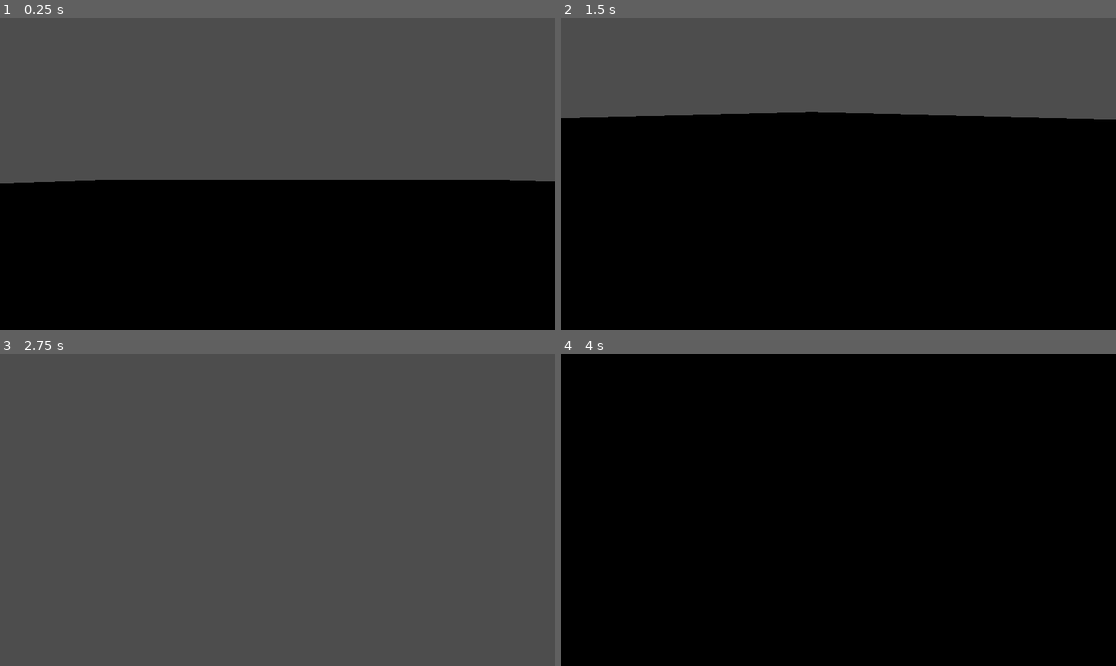
Above: before the commit, frames 1-4 (two rows, left to right).
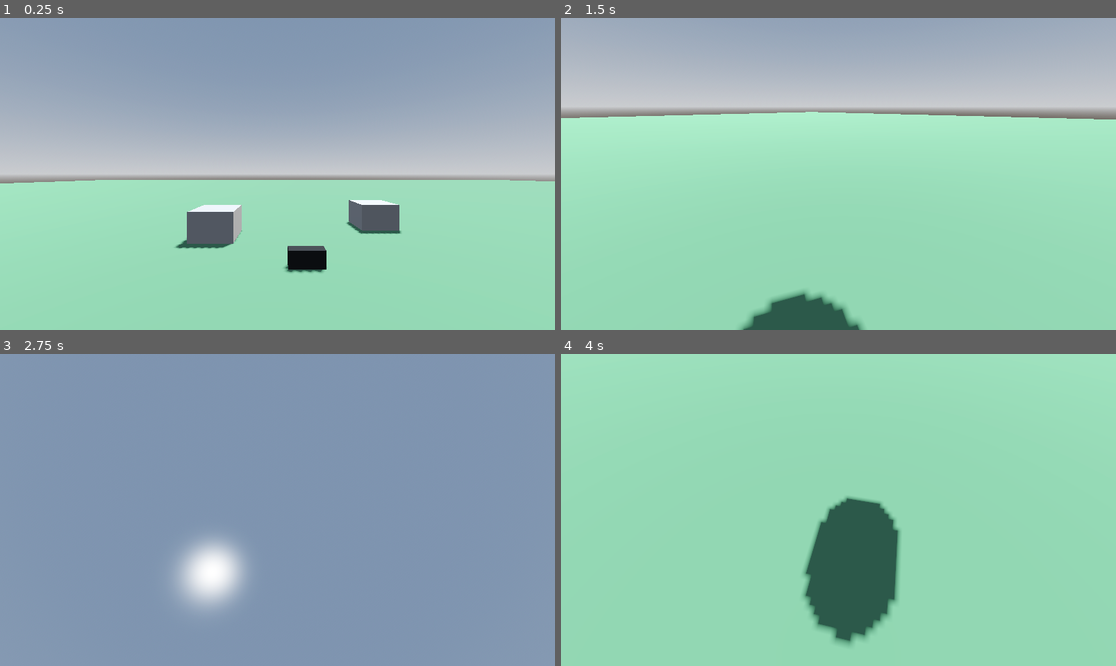
Above: after the commit, the same moments.

Repository: jajszu/Game-Off-2025
Game: Godot game, scene res://Scenes/map.tscn
Same seed, same stepped clock (60 frames per second), same inputs: the game is played once before the commit and once after it.
Inputs (mouse positions are in pixels of both pictures, inside the frame that each line leads up to):
- Up to frame 1 (0.25 s): no input
- Up to frame 2 (1.5 s): tap Enter (ui_accept) at 0.5, 0.77 s; move the mouse to (960, 158) at 0.52 s; hold D (move_right) 0.53-1.28 s; move the mouse to (727, 189) at 1.27 s; hold S (move_down) from 1.28 s (still down)
- Up to frame 3 (2.75 s): tap Enter (ui_accept) at 1.52 s; move the mouse to (333, 441) at 2.02 s; release S (move_down) at 2.03 s; hold D (move_right) from 2.03 s (still down)
- Up to frame 4 (4 s): tap Enter (ui_accept) at 2.75, 3.02, 3.77 s; move the mouse to (810, 572) at 2.77 s; release D (move_right) at 2.78 s; hold W (move_up) 2.78-3.53 s; move the mouse to (1005, 556) at 3.52 s; hold A (move_left) from 3.53 s (still down)

The runs differ from the first frame. In frame 1, 100% of the frame differs, in the area x 0-100%, y 0-100%; in frame 2, 100%; in frame 3, 100%; in frame 4, 100%.

Commit message:
radio setup

Diff:
--- a/Scenes/map.tscn
+++ b/Scenes/map.tscn
@@ -1,6 +1,20 @@
-[gd_scene load_steps=6 format=3 uid="uid://c8u5mydv1c1ln"]
+[gd_scene load_steps=10 format=3 uid="uid://c8u5mydv1c1ln"]
 
 [ext_resource type="PackedScene" uid="uid://xtuwmeio0bmf" path="res://Scenes/player.tscn" id="1_ci6au"]
+[ext_resource type="PackedScene" uid="uid://cctvs7cem3bq5" path="res://Scenes/radio.tscn" id="2_26yhd"]
+
+[sub_resource type="ProceduralSkyMaterial" id="ProceduralSkyMaterial_26yhd"]
+sky_horizon_color = Color(0.66224277, 0.6717428, 0.6867428, 1)
+ground_horizon_color = Color(0.66224277, 0.6717428, 0.6867428, 1)
+
+[sub_resource type="Sky" id="Sky_p3ir5"]
+sky_material = SubResource("ProceduralSkyMaterial_26yhd")
+
+[sub_resource type="Environment" id="Environment_myvm1"]
+background_mode = 2
+sky = SubResource("Sky_p3ir5")
+tonemap_mode = 2
+glow_enabled = true
 
 [sub_resource type="NavigationMesh" id="NavigationMesh_ci6au"]
 vertices = PackedVector3Array(-49.5, 0.7982235, -4, -8.5, 0.7982235, -4, -8.25, 0.7982235, -5.25, -7, 0.7982235, -49.5, …(739 unchanged characters)…
@@ -18,8 +32,16 @@
 
 [node name="Map" type="Node3D"]
 
+[node name="WorldEnvironment" type="WorldEnvironment" parent="."]
+environment = SubResource("Environment_myvm1")
+
+[node name="DirectionalLight3D" type="DirectionalLight3D" parent="."]
+transform = Transform3D(-0.8660254, -0.43301278, 0.25, 0, 0.49999997, 0.86602545, -0.50000006, 0.75, -0.43301266, 0, 0, 0)
+shadow_enabled = true
+
 [node name="Player" parent="." instance=ExtResource("1_ci6au")]
 transform = Transform3D(1, 0, 0, 0, 1, 0, 0, 0, 1, -6.039665, 0.5, 0.8614464)
+collision_layer = 2
 
 [node name="NavigationRegion3D" type="NavigationRegion3D" parent="."]
 navigation_mesh = SubResource("NavigationMesh_ci6au")
@@ -44,3 +66,8 @@
 [node name="CSGCylinder3D" type="CSGCylinder3D" parent="NavigationRegion3D"]
 transform = Transform3D(1, 0, 0, 0, 1, 0, 0, 0, 1, 3.5739756, 2.8363094, -4.364117)
 height = 7.076172
+
+[node name="Radio" parent="." instance=ExtResource("2_26yhd")]
+transform = Transform3D(1, 0, 0, 0, 1, 0, 0, 0, 1, -5.5680504, 0.65, -2.4386272)
+collision_layer = 4
+collision_mask = 3
--- /dev/null
+++ b/Scenes/radio.tscn
@@ -0,0 +1,26 @@
+[gd_scene load_steps=5 format=3 uid="uid://cctvs7cem3bq5"]
+
+[ext_resource type="Script" uid="uid://d0qekpq12yxlg" path="res://Scripts/radio.gd" id="1_8y21s"]
+
+[sub_resource type="StandardMaterial3D" id="StandardMaterial3D_6jxtu"]
+albedo_color = Color(0.11119685, 0.11119684, 0.11119684, 1)
+
+[sub_resource type="BoxMesh" id="BoxMesh_6jxtu"]
+material = SubResource("StandardMaterial3D_6jxtu")
+size = Vector3(0.6, 0.3, 0.2)
+
+[sub_resource type="BoxShape3D" id="BoxShape3D_8y21s"]
+size = Vector3(0.6, 0.3, 0.2)
+
+[node name="Radio" type="RigidBody3D"]
+script = ExtResource("1_8y21s")
+
+[node name="MeshInstance3D" type="MeshInstance3D" parent="."]
+mesh = SubResource("BoxMesh_6jxtu")
+
+[node name="CollisionShape3D" type="CollisionShape3D" parent="."]
+shape = SubResource("BoxShape3D_8y21s")
+
+[node name="SongPlayer" type="AudioStreamPlayer3D" parent="."]
+
+[node name="NoisePlayer" type="AudioStreamPlayer3D" parent="."]
--- /dev/null
+++ b/Scripts/AudioEnemyType.gd
@@ -0,0 +1,12 @@
+class_name AudioEnemyType
+extends Resource
+enum EnemyType{
+	FLOOR_IS_LAVA,
+	TURN_OFF_LIGHT,
+	TURN_ON_LIGHT,
+	DONT_LOOK,
+	LOOK,
+	HIDE
+}
+@export var audio: AudioStream
+@export var enemy: EnemyType
--- /dev/null
+++ b/Scripts/radio.gd
@@ -0,0 +1,5 @@
+extends RigidBody3D
+
+@onready var song_player: AudioStreamPlayer3D = $SongPlayer
+@onready var noise_player: AudioStreamPlayer3D = $NoisePlayer
+@export var sounds: Array[AudioEnemyType]
--- /dev/null
+++ b/default_bus_layout.tres
@@ -0,0 +1,3 @@
+[gd_resource type="AudioBusLayout" format=3 uid="uid://1nbd3tj7aa3b"]
+
+[resource]
--- a/project.godot
+++ b/project.godot
@@ -51,6 +51,11 @@
 ]
 }
 
+[layer_names]
+
+3d_physics/layer_2="Player"
+3d_physics/layer_3="Objects"
+
 [rendering]
 
 rendering_device/driver.windows="d3d12"
Not shown, added: Scripts/AudioEnemyType.gd.uid
Not shown, added: Scripts/radio.gd.uid
